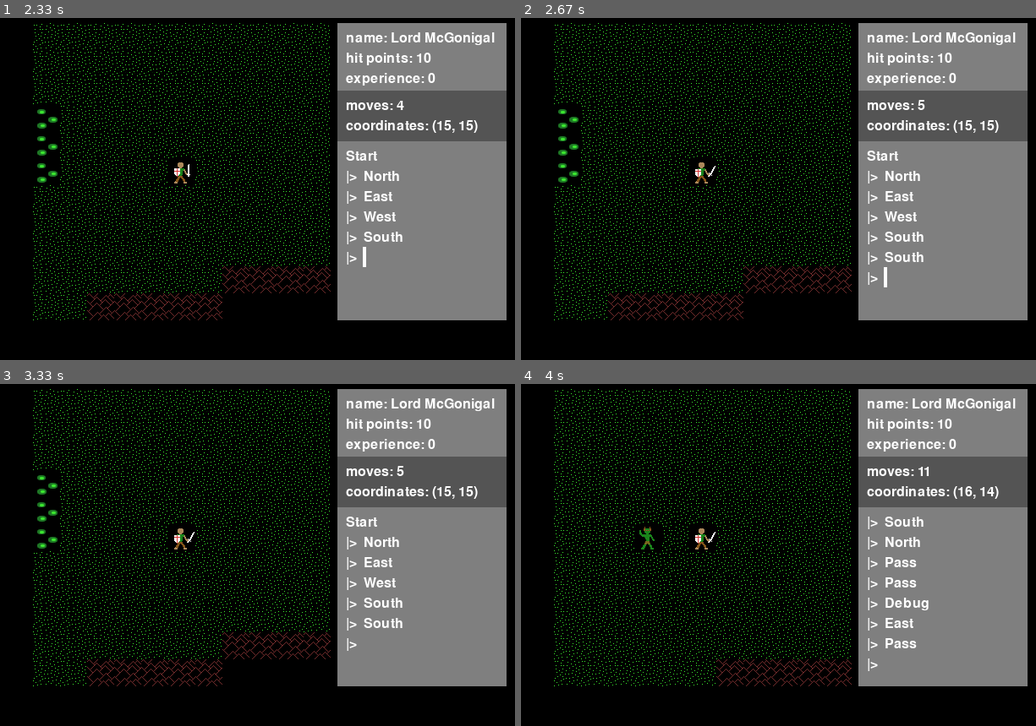
Above: before the commit, frames 1-4 (two rows, left to right).
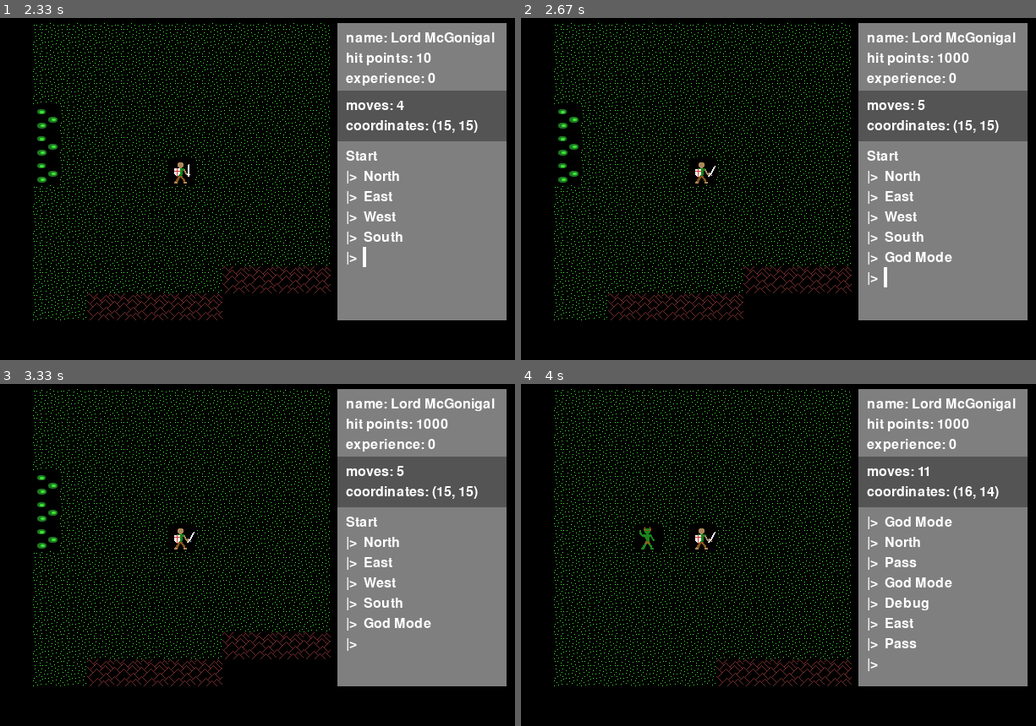
Above: after the commit, the same moments.

Repository: josh-reynolds/Python
Game: pygame game, started from pygame/nulltima/demo.py
The game is run twice, just before and just after one commit, with the same random seed, the same clock (stepped at 60 frames per second) and the same inputs.
Inputs:
- Up to frame 1 (2.33 s): hold Right 0.33-0.8 s; hold Up 0.83-1.13 s; hold Right 1.17-1.63 s; hold Left 1.67-2.2 s; hold Down from 2.23 s (still down)
- Up to frame 2 (2.67 s): release Down at 2.53 s; tap G at 2.57 s
- Up to frame 3 (3.33 s): no input
- Up to frame 4 (4 s): hold Up 3.33-3.7 s; tap Space at 3.4, 3.8 s; tap G at 3.48 s; hold Right from 3.73 s (still down); hold D from 3.73 s (still down)

Frame 1 is identical in both runs. In frame 2, 0.3% of the frame differs, in the area x 70-88%, y 10-72%; in frame 3, 0.3%; in frame 4, 0.5%, in the area x 70-88%, y 10-60%.

Commit message:
Adjusting Debug command, and adding GodMode

Diff:
--- a/pygame/nulltima/actions.py
+++ b/pygame/nulltima/actions.py
@@ -83,7 +83,14 @@
         self.name = 'Debug'
         self.target = target
     def execute(self):
-        print(self.target.action_queue)
+        print(self.target.components[0].count_matching_neighbors(self.target.player.pos))
+
+class GodMode(Action):
+    def __init__(self, target):
+        self.name = 'God Mode'
+        self.target = target
+    def execute(self):
+        self.target.player.hit_points = 1000   # hack, if needed we should do a real god mode
 
 class NextLevel(Action):
     def __init__(self, target):
--- a/pygame/nulltima/game.py
+++ b/pygame/nulltima/game.py
@@ -247,6 +247,7 @@
                 K_DOWN: (self.down, 1),
                 K_SPACE: (self.space, 1),
                 K_d: (self.d, 1),
+                K_g: (self.g, 1),
                 }
 
     def update(self):
@@ -318,6 +319,7 @@
         self.down = actions.South(self.player)
         self.space = actions.Pass(self.player)
         self.d = actions.Debug(self)
+        self.g = actions.GodMode(self)
 
 class Game:
     level = None
Not shown, changed: pygame/nulltima/notes
